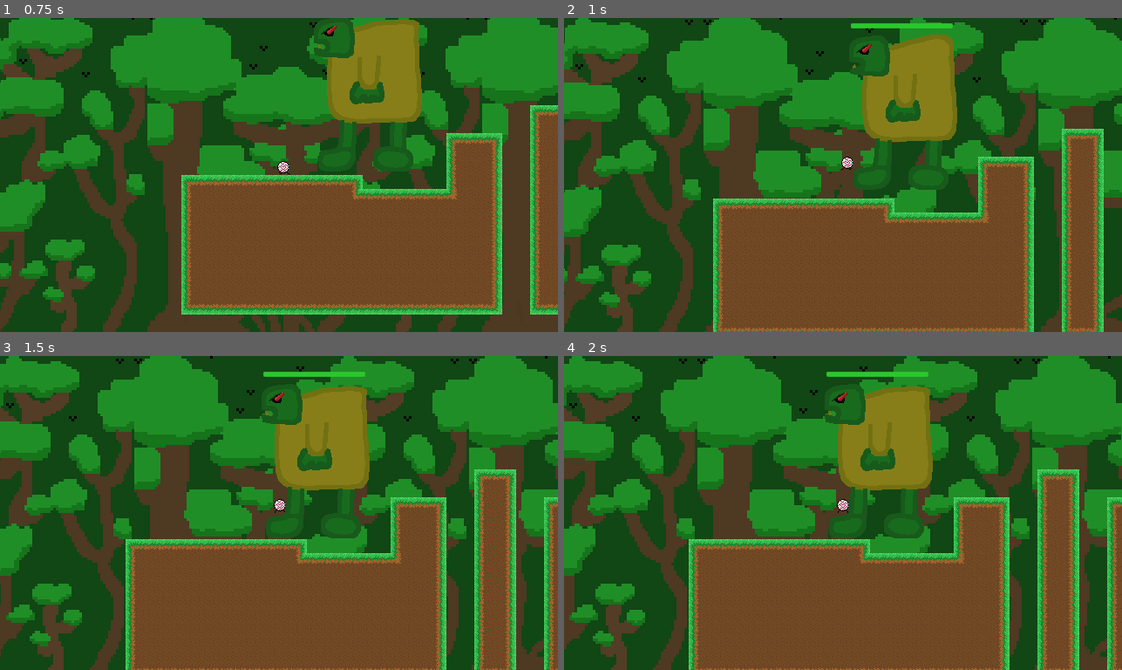
Above: before the commit, frames 1-4 (two rows, left to right).
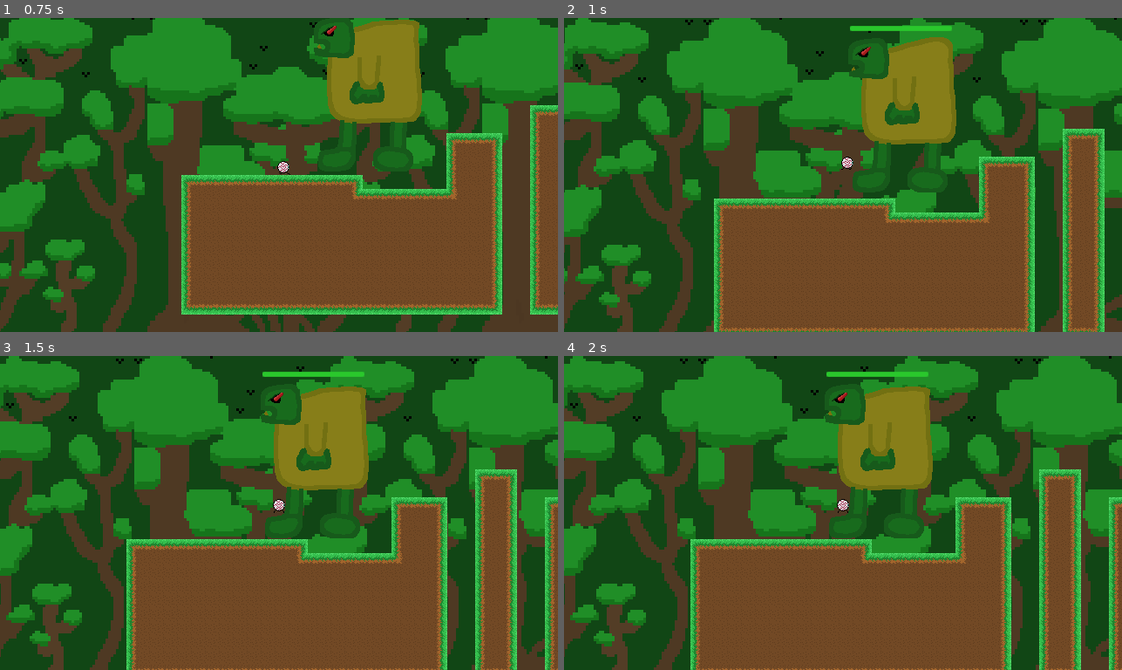
Above: after the commit, the same moments.

Repository: epimetheusgames/EyeSore
Game: Godot game, scene res://World.tscn
The game is run twice, just before and just after one commit, with the same random seed, the same clock (stepped at 60 frames per second) and the same inputs. The engine's default icon, where the game draws it, is replaced by a stand-in: a white triangle on a blue panel in a dark square.
Inputs (mouse positions are in pixels of both pictures, inside the frame that each line leads up to):
- Up to frame 1 (0.75 s): move the mouse to (401, 159) at 0.52 s; hold D (movement_right) from 0.53 s (still down); click (401, 159) at 0.6 s
- Up to frame 2 (1 s): keep holding D (movement_right); tap Space (movement_jump) at 0.77 s
- Up to frame 3 (1.5 s): keep holding D (movement_right); move the mouse to (167, 528) at 1.27 s; right-click (167, 528) at 1.35 s
- Up to frame 4 (2 s): keep holding D (movement_right); tap Space (movement_jump) at 1.52 s

Frame 1 is identical in both runs. In frame 2, 4.3% of the frame differs, in the area x 26-97%, y 1-100%; in frame 3, 3.8%; in frame 4, 6.8%, in the area x 0-100%, y 0-100%.

Commit message:
Shooting the boss now causes it to be knocked back p2

Diff:
--- a/OGPC_Project_Native_Directory/Player_Bullet.gd
+++ b/OGPC_Project_Native_Directory/Player_Bullet.gd
@@ -5,7 +5,6 @@
 var speed = 150
 var speed_scaling_amount = 20
 var has_been_fired = false
-var die_on_next_frame = false
 
 onready var player_body = get_node("/root/World_Root_Node/Player_Body")
 
@@ -13,11 +12,8 @@
 	var enemies = get_tree().get_nodes_in_group("enemies")
 	var bullet_collision_info = move_and_collide(velocity)
 
-	if die_on_next_frame:
+	if bullet_collision_info != null:
 		self.queue_free()
-
-	if bullet_collision_info != null:
-		die_on_next_frame = true
 		if bullet_collision_info.collider.name == "InfiniteHealthBoss":
 			bullet_collision_info.collider.on_Knockback_event()
 
